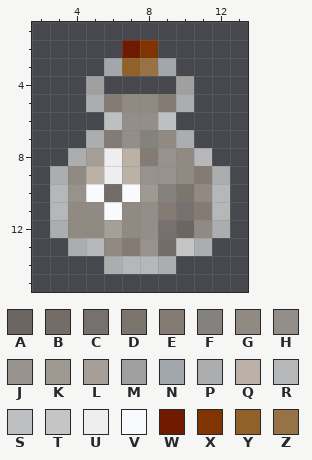
Pixel-art sprite -- overrides/resources/contenttweaker/textures/items/strengthened_catalyst.png. That is the earlier state.
The file is 16x16 pixels. Colours within 5 levels of each other are drawn and written as one. Shown: x 2..13, y 1..15.
Palette (. is transparent): A #6b6662  B #746d67  C #76706e  D #7c756e  E #847c74  F #85817c  G #918a82  H #938e88  J #98928e  K #9f9992  L #a59f97  M #a0a0a0  N #a2a7ab  P #acadae  Q #bbb1a7  R #b6b7b8  S #bdbfc1  T #c5c5c5  U #eeeef1  V #f9fafd  W #6f1900  X #803400  Y #91612a  Z #977246
The same view after the edit:
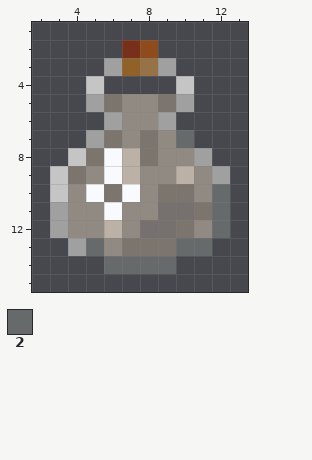
Colours new in this view: 2 #666a6b
The edit:
colour W: #6f1900 -> #78301a
colour X: #803400 -> #8e4b1c
y 3: x 6 N -> M; x 9 N -> M
y 4: x 5 M -> T; x 10 M -> T
y 5: x 5..6 PE -> MD; x 9..10 EP -> DM
y 6: x 6..9 SHHS -> MGGM
y 7: x 5..8 PEHF -> MDGD; x 10 P -> 2
y 8: x 4..6 PLU -> TDV; x 8..9 EJ -> DG; x 11 R -> M
y 9: x 3..6 PGQU -> TDGV; x 8..12 JJGEP -> GGQGM
y 10: x 3..4 RJ -> TG; x 6 B -> D; x 8..9 KF -> GD; x 12 R -> 2
y 11: x 3 R -> M; x 8..9 HE -> GC; x 11..12 ER -> D2
y 12: x 3 P -> M; x 6 L -> Q; x 8 H -> C; x 10 A -> D; x 12 P -> 2
y 13: x 4..5 PR -> M2; x 7..11 EJBTP -> DDD22
y 14: x 6..9 PRRP -> 2222
